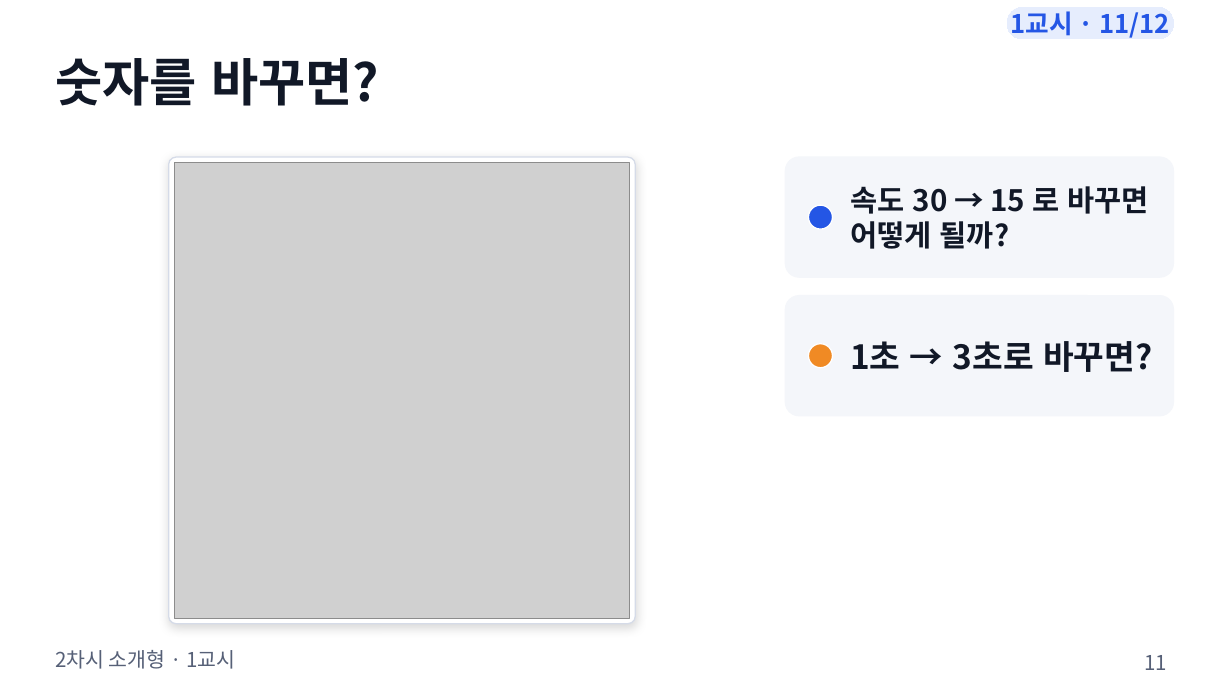
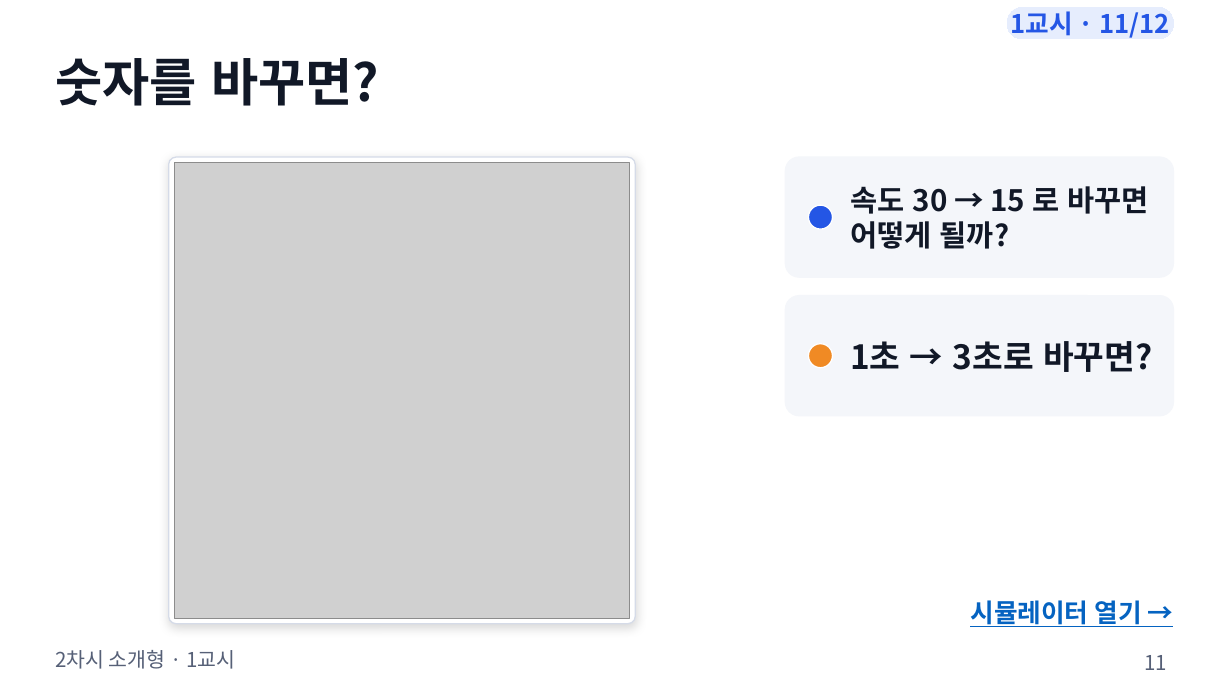
Before and after one commit to boundaryx01-uniquelife/microbit, a slide deck: slide 11 of bridge/docs/materials/2차시_소개형/2차시_수업슬라이드.pptx. Drawn at 1232x693 pixels with LibreOffice and Linux fonts; fonts in the diff are those of the drawing; grey boxes stand for pictures. Boxes give left, top, right and bottom in pixels: in the first picture for what was removed or moved away, otherwise in the second. Text is boxed around its words. In the diff, an @@ line names an element or a change of style, - is before the commit and + after.

```diff
--- a/bridge/docs/materials/2차시_소개형/2차시_수업슬라이드.pptx
+++ b/bridge/docs/materials/2차시_소개형/2차시_수업슬라이드.pptx
@@ text added at [970,600,1141,627], 20 pt, text #0563C1, bold, underline @@
+시뮬레이터 열기 →
```
Also in this commit, not shown: 2 other slides changed, 11 other files.
